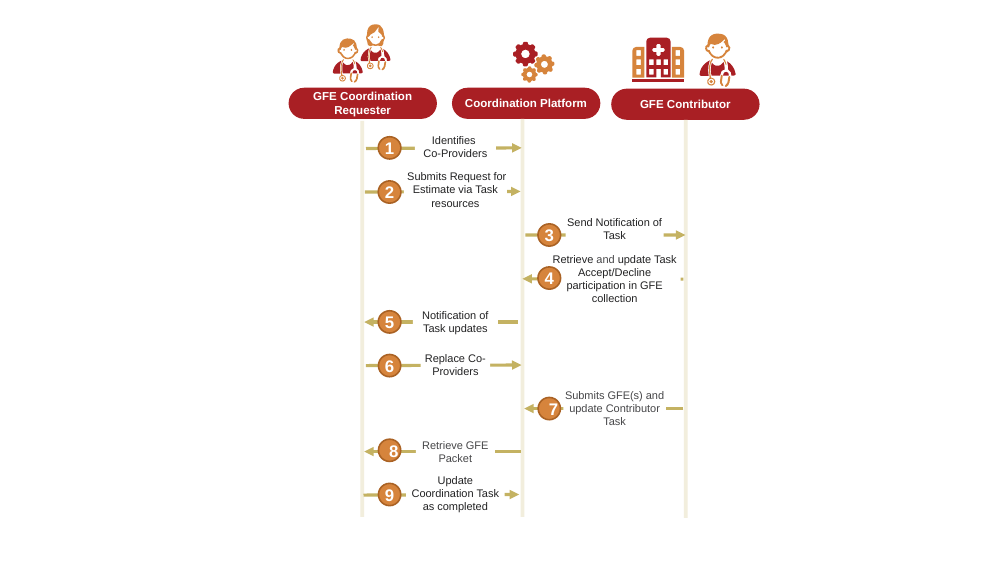
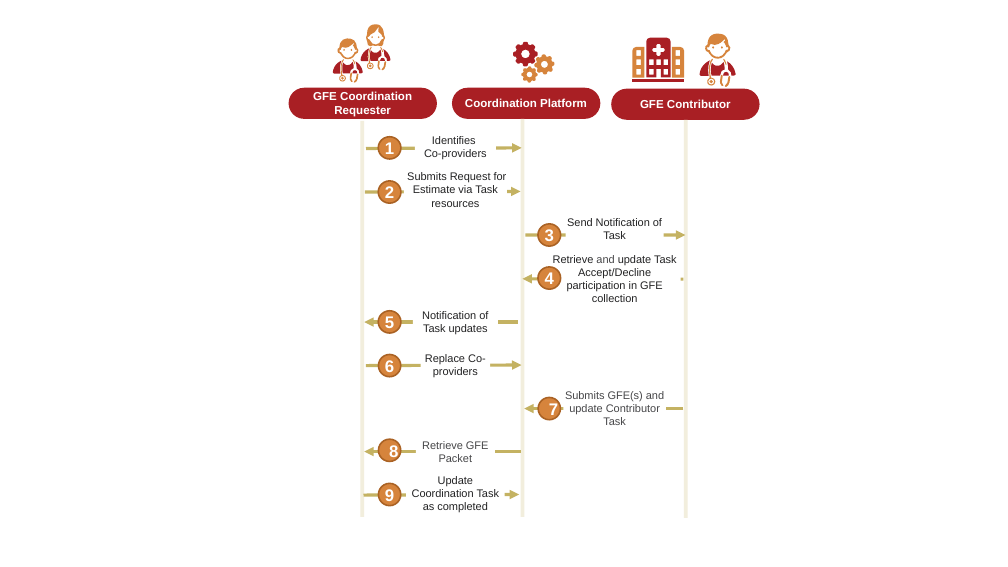
Before and after one commit to HL7/davinci-pct, a slide deck: slide 3 of input/images-source/STU 2 - Diagrams.pptx. Drawn at 1008x567 pixels with LibreOffice and Linux fonts; fonts in the diff are those of the drawing; background and template pictures are left out. Boxes give left, top, right and bottom in pixels: in the first picture for what was removed or moved away, otherwise in the second. Text is boxed around its words. In the diff, an @@ line names an element or a change of style, - is before the commit and + after.

```diff
--- a/input/images-source/STU 2 - Diagrams.pptx
+++ b/input/images-source/STU 2 - Diagrams.pptx
@@ text at (424, 136, 487, 159): text changed @@
-Identifies
-Co-Providers
+Identifies
+Co-providers
@@ text at (425, 354, 486, 377): text changed @@
-Replace Co-Providers
+Replace Co-providers
```
Also in this commit, not shown: 2 other slides changed, 4 other files.
